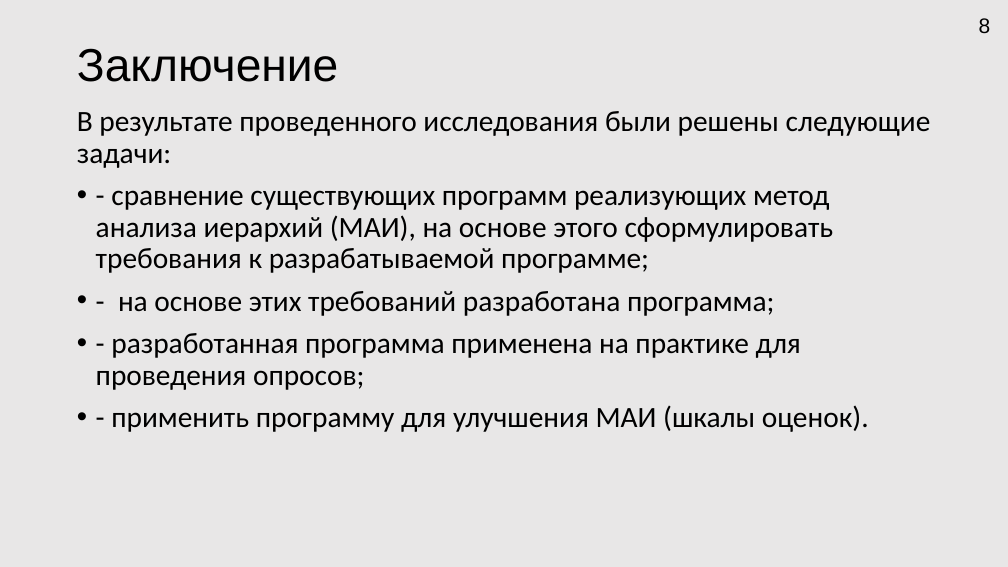
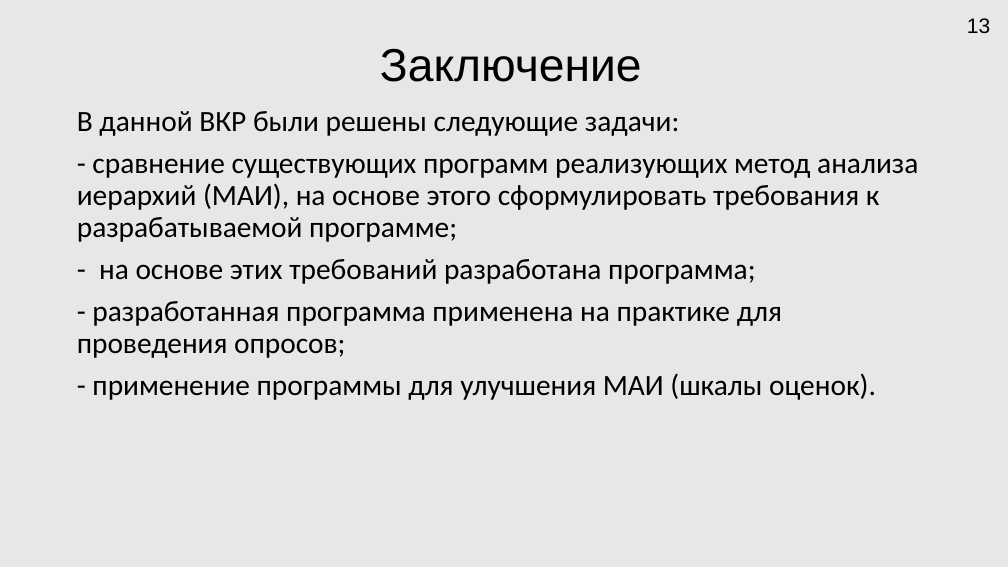
Before and after one commit to HORNetpy/testgitrepo, a slide deck: slide 13 of Docs/Мои документы/Презентация Microsoft PowerPoint.pptx (slide 8 before the commit). Drawn at 1008x567 pixels with LibreOffice and Linux fonts; fonts in the diff are those of the drawing. Boxes give left, top, right and bottom in pixels: in the first picture for what was removed or moved away, otherwise in the second. Text is boxed around its words. In the diff, an @@ line names an element or a change of style, - is before the commit and + after.

```diff
--- a/Docs/Мои документы/Презентация Microsoft PowerPoint.pptx
+++ b/Docs/Мои документы/Презентация Microsoft PowerPoint.pptx
@@ page number at box(967, 18, 990, 34): text changed @@
-8
+13
@@ title "Заключение" at box(380, 48, 642, 82): alignment left to centre @@
@@ text at box(77, 111, 679, 136): text changed @@
-В результате проведенного исследования были решены следующие задачи:
+В данной ВКР были решены следующие задачи:
@@ text at box(77, 158, 918, 358): bullet • to none @@
@@ text at box(92, 373, 876, 400): text changed @@
-• - применить программу для улучшения МАИ (шкалы оценок).
+- применение программы для улучшения МАИ (шкалы оценок).
```
Also in this commit, not shown: 8 other slides changed, 6 slides added, 1 slide removed, 4 other files.
